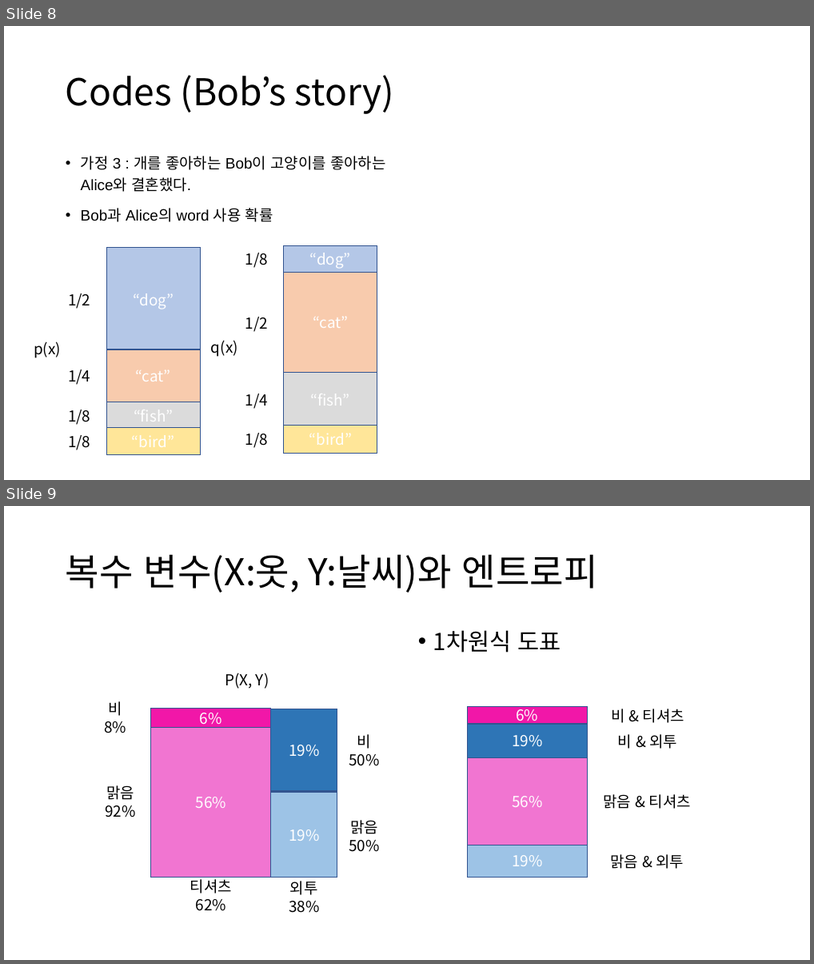
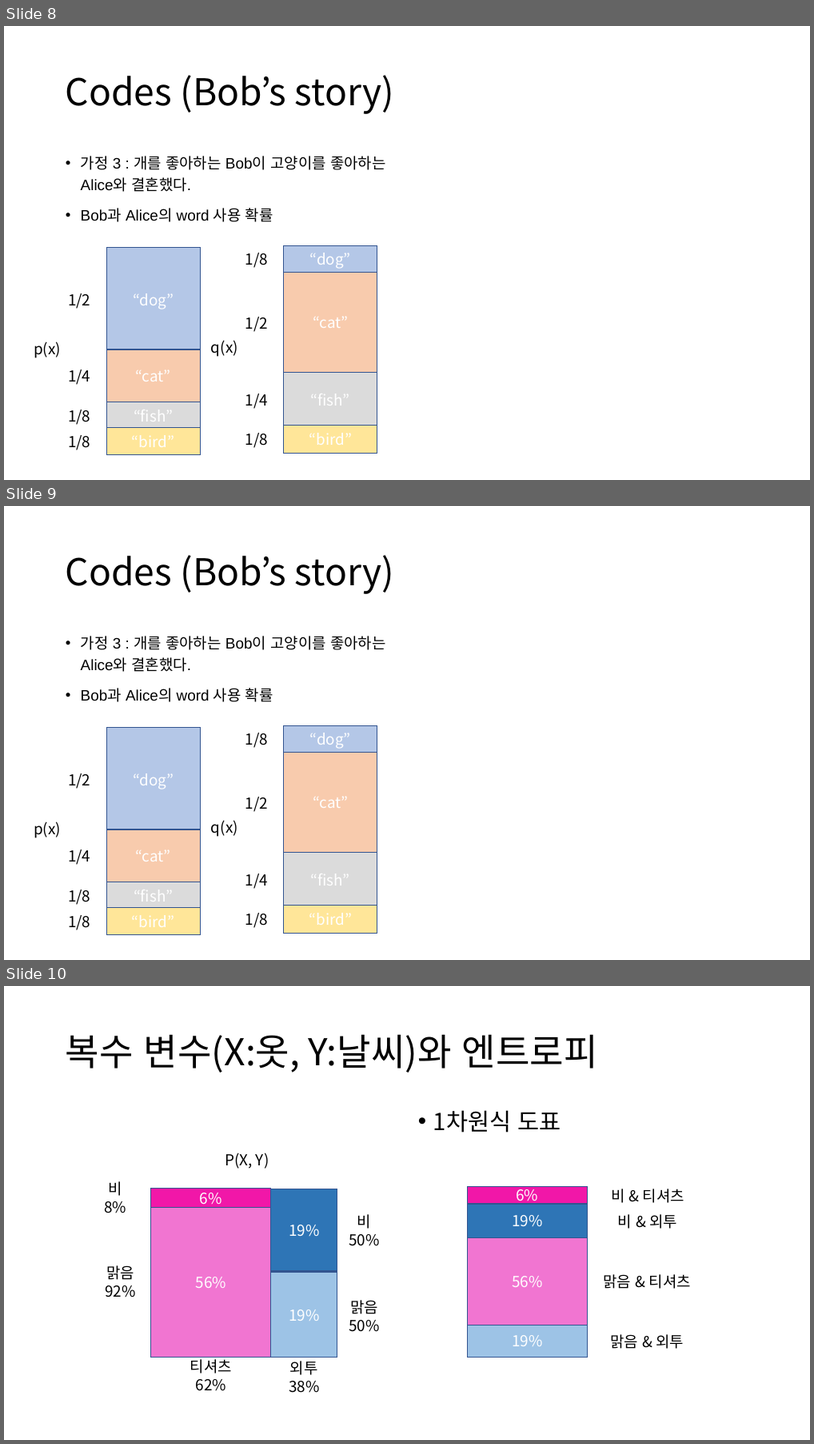
Before and after one commit to zeran4/TechtreeAI, a slide deck: document/information therory.pptx. Shown one above the other, each under a label of ours: slides 8 and 9 before the commit, slides 8, 9 and 10 after it. The pictures are 814x964 and 814x1444 pixels, drawn with LibreOffice and Linux fonts; fonts in the diff are those of the drawing; grey boxes stand for pictures. Boxes give left, top, right and bottom in pixels: in the first picture for what was removed or moved away, otherwise in the second. Text is boxed around its words. In the diff, an @@ line names an element or a change of style, - is before the commit and + after.

```diff
--- a/document/information therory.pptx
+++ b/document/information therory.pptx
@@ slide 9 added at (4,506,810,960), background #FFFFFF @@
@@ title added at (66,555,394,594), 44 pt, text #000000 @@
+Codes (Bob’s story)
@@ text added at (81,636,386,702), 18 pt, text #000000 @@
+• 가정 3 : 개를 좋아하는 Bob이 고양이를 좋아하는 Alice와 결혼했다.
+• Bob과 Alice의 word 사용 확률
@@ rectangle added at (106,728,200,832), fill #B4C7E7, outline #325491 1 pt, 18 pt, text #FFFFFF @@
+“dog”
@@ text added at (246,732,268,748), 18 pt, text #000000 @@
+1/8
@@ rectangle added at (284,725,378,753), fill #B4C7E7, outline #325491 1 pt, 18 pt, text #FFFFFF @@
+“dog”
@@ rectangle added at (284,752,378,852), fill #F8CBAD, outline #325491 1 pt, 18 pt, text #FFFFFF @@
+“cat”
@@ text added at (68,773,90,788), 18 pt, text #000000 @@
+1/2
@@ text added at (246,796,268,812), 18 pt, text #000000 @@
+1/2
@@ text added at (34,821,61,838), 18 pt, text #000000 @@
+p(x)
@@ rectangle added at (106,829,200,882), fill #F8CBAD, outline #325491 1 pt, 18 pt, text #FFFFFF @@
+“cat”
@@ text added at (211,820,238,836), 18 pt, text #000000 @@
+q(x)
@@ text added at (68,849,90,864), 18 pt, text #000000 @@
+1/4
@@ rectangle added at (284,852,378,907), fill #DBDBDB, outline #325491 1 pt, 18 pt, text #FFFFFF @@
+“fish”
@@ text added at (68,889,90,904), 18 pt, text #000000 @@
+1/8
@@ rectangle added at (106,882,200,909), fill #DBDBDB, outline #325491 1 pt, 18 pt, text #FFFFFF @@
+“fish”
@@ text added at (246,873,268,888), 18 pt, text #000000 @@
+1/4
@@ rectangle added at (106,907,200,934), fill #FFE699, outline #325491 1 pt @@
@@ text added at (246,912,268,928), 18 pt, text #000000 @@
+1/8
@@ rectangle added at (284,905,378,932), fill #FFE699, outline #325491 1 pt @@
@@ text added at (68,915,90,930), 18 pt, text #000000 @@
+1/8
@@ what was slide 9 is now slide 10 @@
```
Also in this commit, not shown: 1 other slide added, 1 slide removed.
